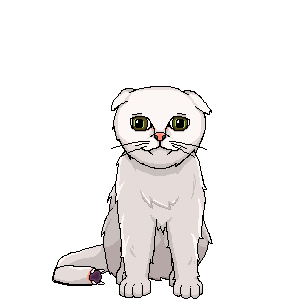
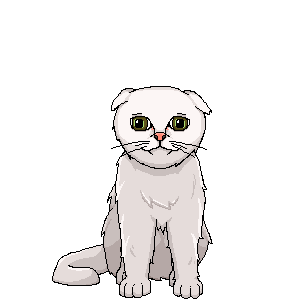
Layers edited between the first and the second 300px x 300px image:
hid group "TailTeeth" (4 layers) over bbox(53, 265, 105, 285)
